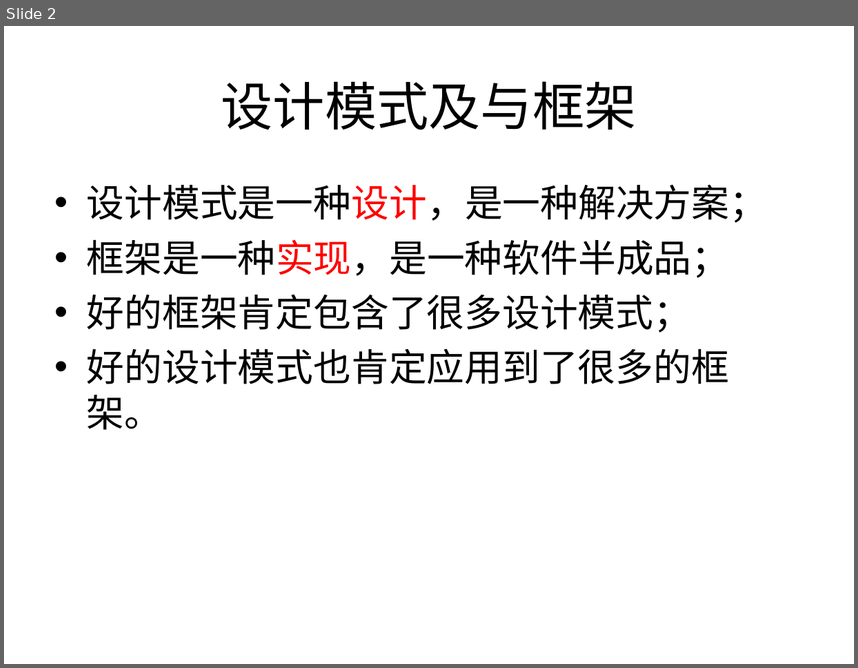
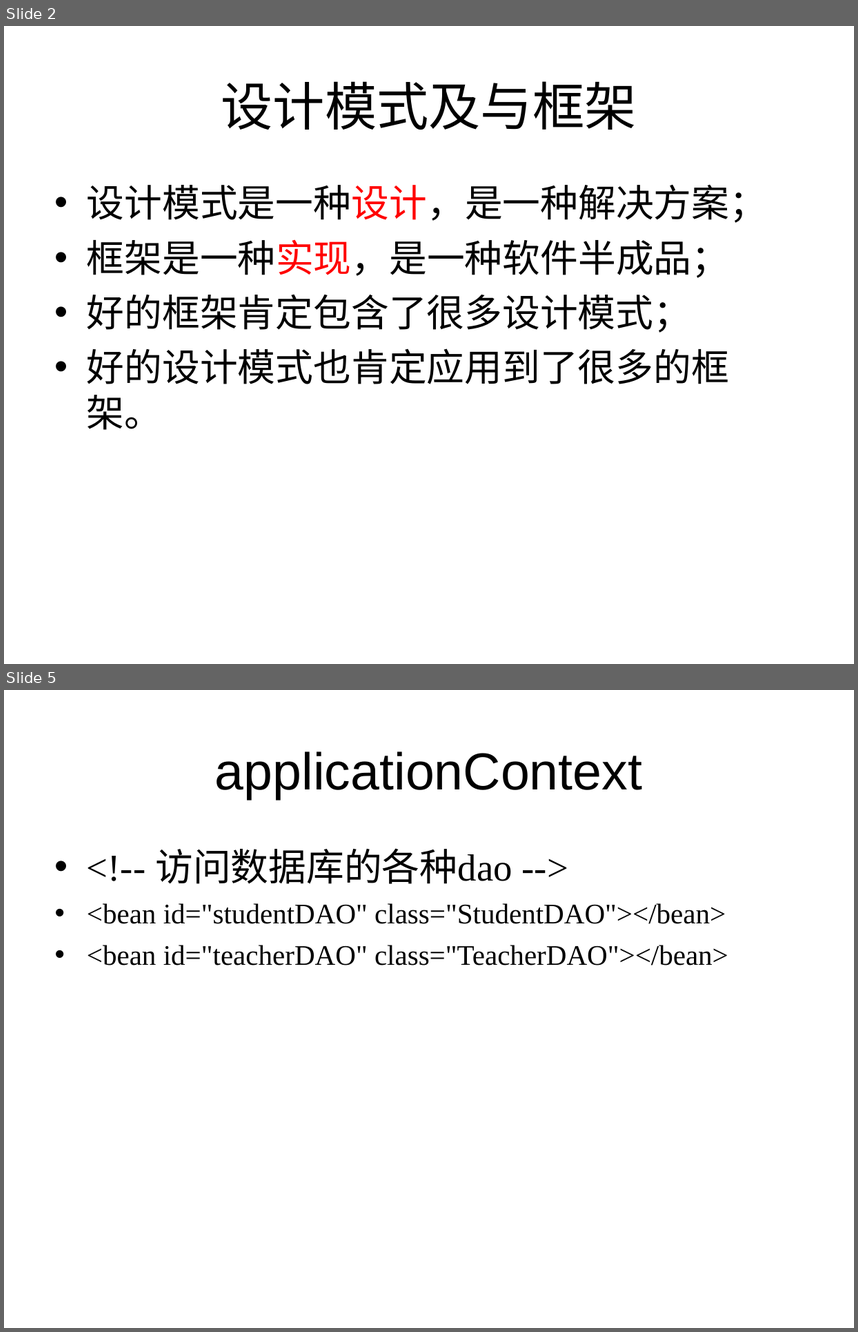
Before and after one commit to liangshanhero/sa, a slide deck: sa/文档/2019 软件体系结构（09）：Spring+Hibernate.ppt. Shown one above the other, each under a label of ours: slide 2 before the commit, slides 2 and 5 after it; the slides between them are not shown. The pictures are 858x668 and 858x1332 pixels, drawn with LibreOffice and Linux fonts; fonts in the diff are those of the drawing. Boxes give left, top, right and bottom in pixels: in the first picture for what was removed or moved away, otherwise in the second. Text is boxed around its words. In the diff, an @@ line names an element or a change of style, - is before the commit and + after.

```diff
--- a/sa/文档/2019 软件体系结构（09）：Spring+Hibernate.ppt
+++ b/sa/文档/2019 软件体系结构（09）：Spring+Hibernate.ppt
@@ slide 5 added at (x1=4, y1=690, x2=854, y2=1328), background #FFFFFF @@
@@ title added at (x1=215, y1=751, x2=642, y2=799), 44 pt, text #000000 @@
+applicationContext
@@ text added at (x1=87, y1=848, x2=728, y2=965), 24 pt, text #000000 @@
+• <!-- 访问数据库的各种dao -->
+• <bean id="studentDAO" class="StudentDAO"></bean>
+• <bean id="teacherDAO" class="TeacherDAO"></bean>
```
Also in this commit, not shown: 2 slides changed, 2 other slides added, 9 other files.
